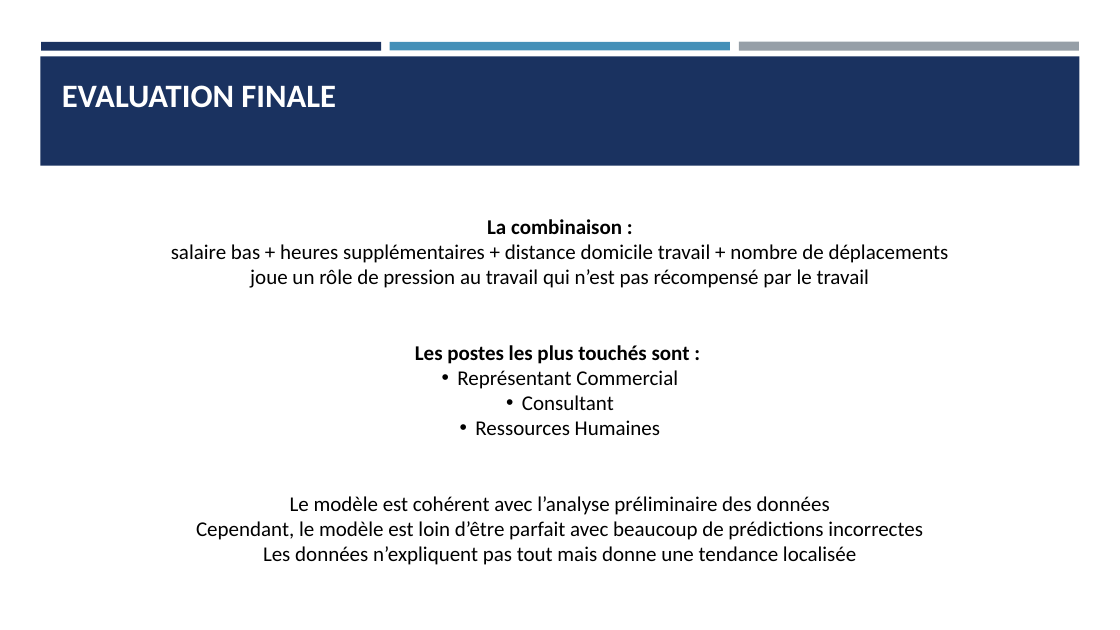
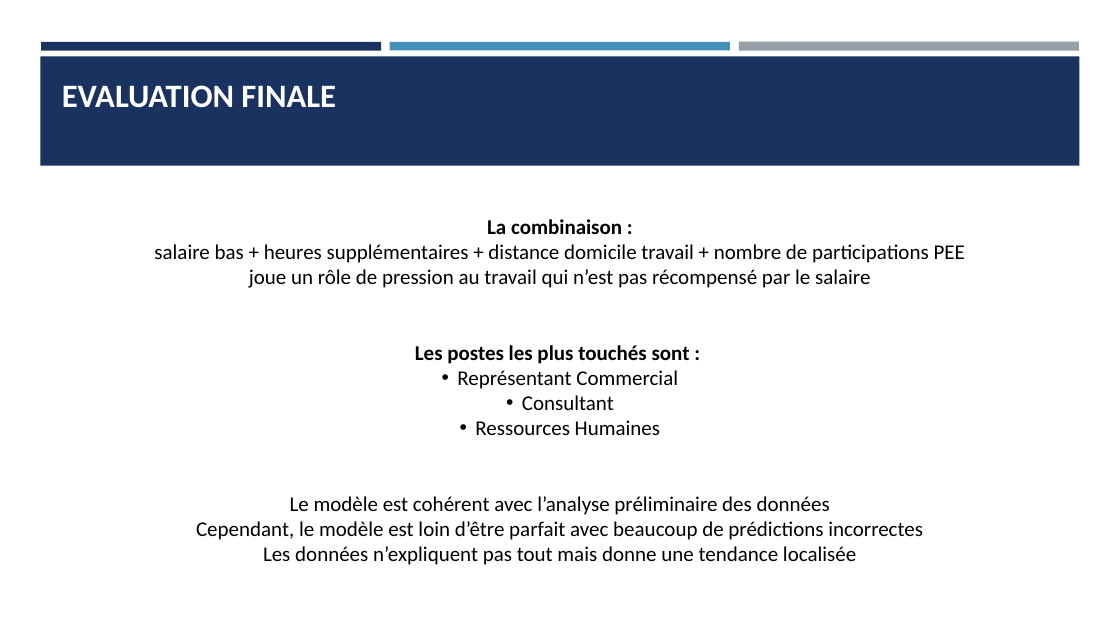
Before and after one commit to Ace4teaM/OCR-NovaTech, a slide deck: slide 40 of Presentation.pptx (slide 37 before the commit). Drawn at 1120x630 pixels with LibreOffice and Linux fonts; fonts in the diff are those of the drawing. Boxes give left, top, right and bottom in pixels: in the first picture for what was removed or moved away, otherwise in the second. Text is boxed around its words. In the diff, an @@ line names an element or a change of style, - is before the commit and + after.

```diff
--- a/Presentation.pptx
+++ b/Presentation.pptx
@@ text at (154,244,965,288): text changed @@
-salaire bas + heures supplémentaires + distance domicile travail + nombre de déplacements
-joue un rôle de pression au travail qui n’est pas récompensé par le travail
+salaire bas + heures supplémentaires + distance domicile travail + nombre de participations PEE
+joue un rôle de pression au travail qui n’est pas récompensé par le salaire
```
Also in this commit, not shown: 16 other slides changed, 8 slides added, 5 slides removed, 6 other files.
